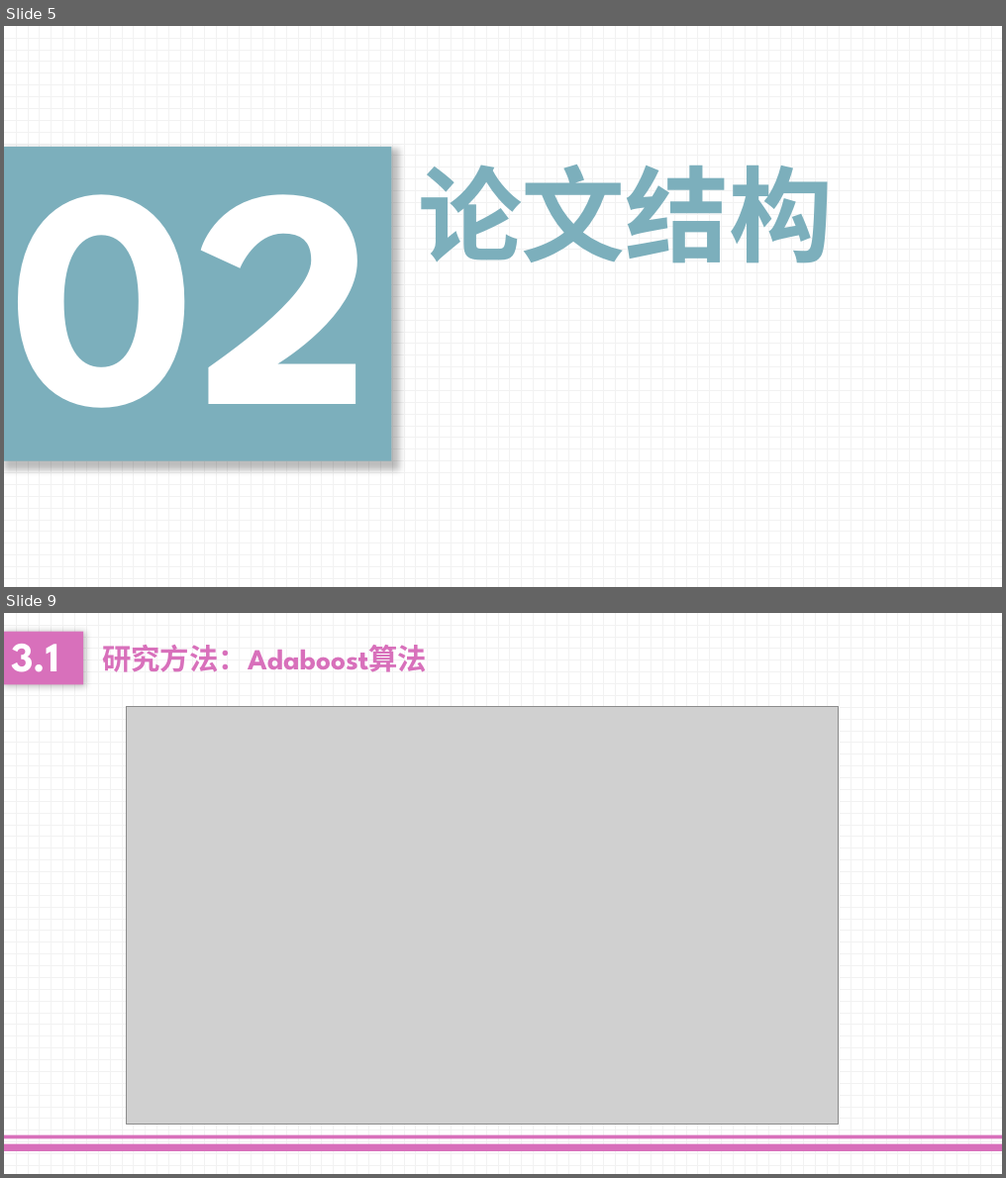
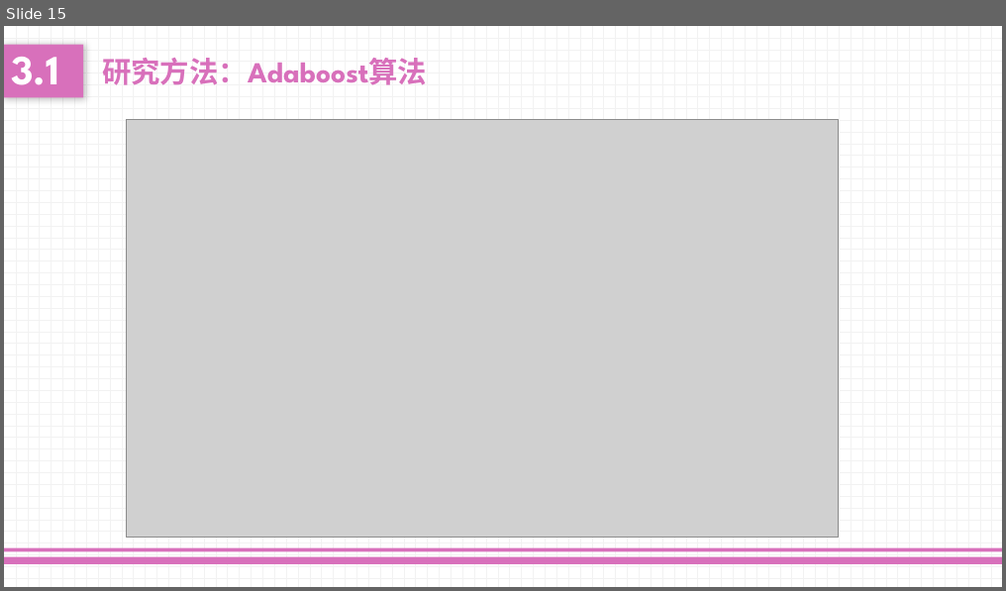
Before and after one commit to lloydliu717/MidtermProject, a slide deck: Presentation.pptx. Shown one above the other, each under a label of ours: slides 5 and 9 before the commit, slide 15 after it; the slides between them are not shown. The pictures are 1006x1178 and 1006x591 pixels, drawn with LibreOffice and Linux fonts; fonts in the diff are those of the drawing; grey boxes stand for pictures. Boxes give left, top, right and bottom in pixels: in the first picture for what was removed or moved away, otherwise in the second. Text is boxed around its words. In the diff, an @@ line names an element or a change of style, - is before the commit and + after.

```diff
--- a/Presentation.pptx
+++ b/Presentation.pptx
@@ slide 5 removed at <box>4,26,1002,587</box>, background pattern #F2F2F2 on #FFFFFF @@
@@ text removed at <box>4,147,392,461</box> @@
-02
@@ text removed at <box>418,165,834,264</box> @@
-论文结构
@@ what was slide 9 is now slide 15 @@
```
Also in this commit, not shown: 2 slides changed, 12 slides added, 5 other slides removed.
